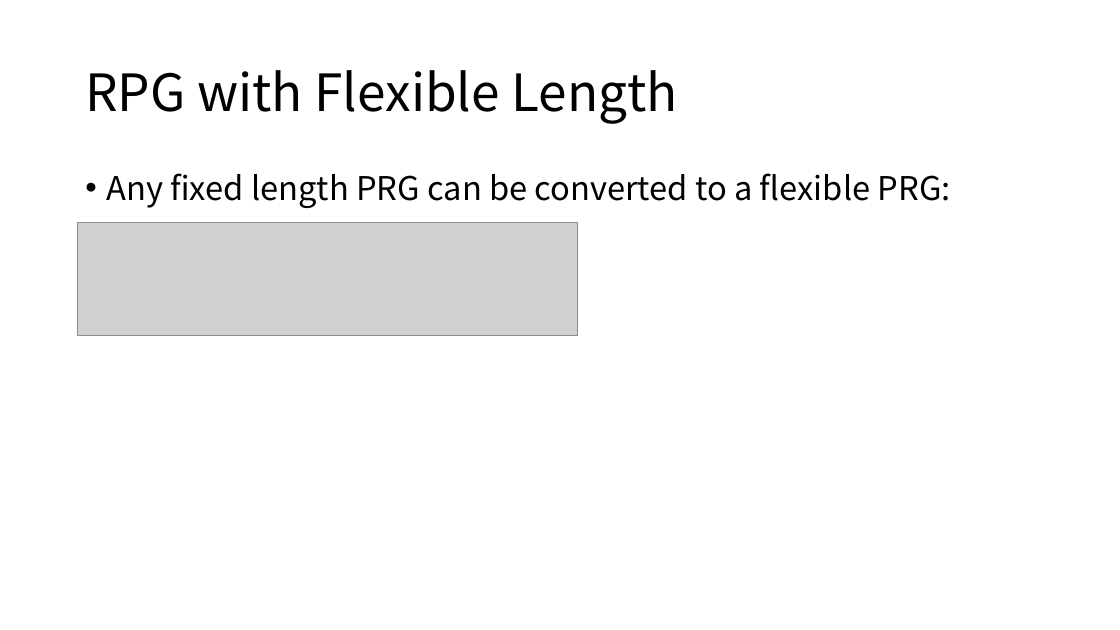
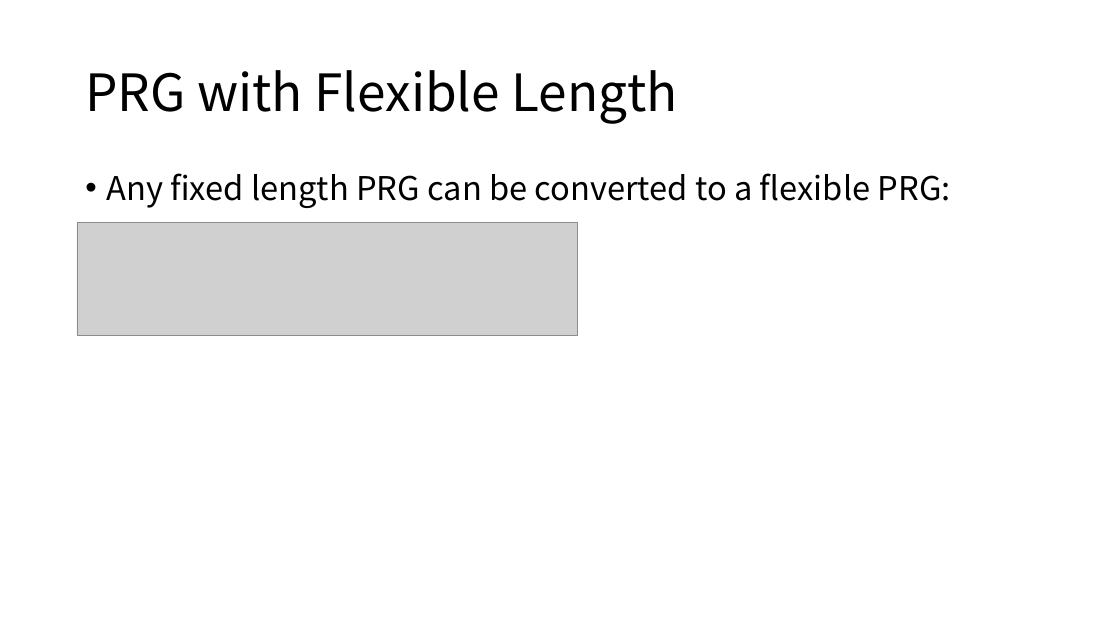
Before and after one commit to Lyther/wiki, a slide deck: slide 17 of docs/assets/Cryptography.pptx. Drawn at 1120x630 pixels with LibreOffice and Linux fonts; fonts in the diff are those of the drawing; grey boxes stand for pictures. Boxes give left, top, right and bottom in pixels: in the first picture for what was removed or moved away, otherwise in the second. Text is boxed around its words. In the diff, an @@ line names an element or a change of style, - is before the commit and + after.

```diff
--- a/docs/assets/Cryptography.pptx
+++ b/docs/assets/Cryptography.pptx
@@ title at box(85, 70, 677, 124): text changed @@
-RPG with Flexible Length
+PRG with Flexible Length
```
Also in this commit, not shown: 8 other files.
